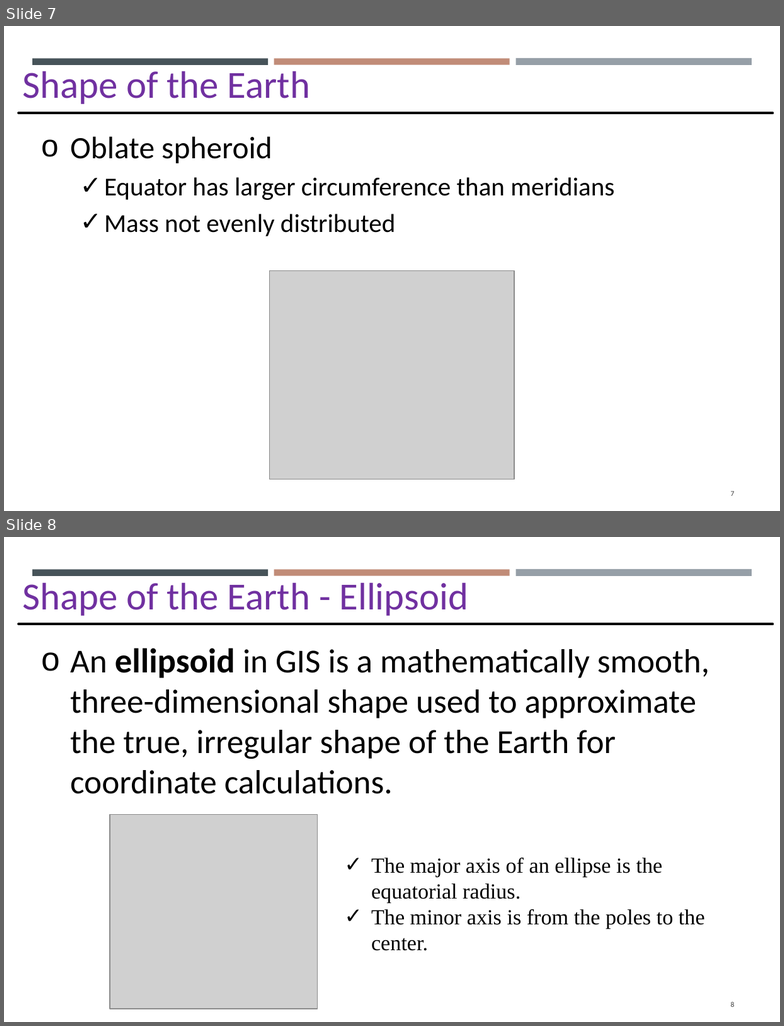
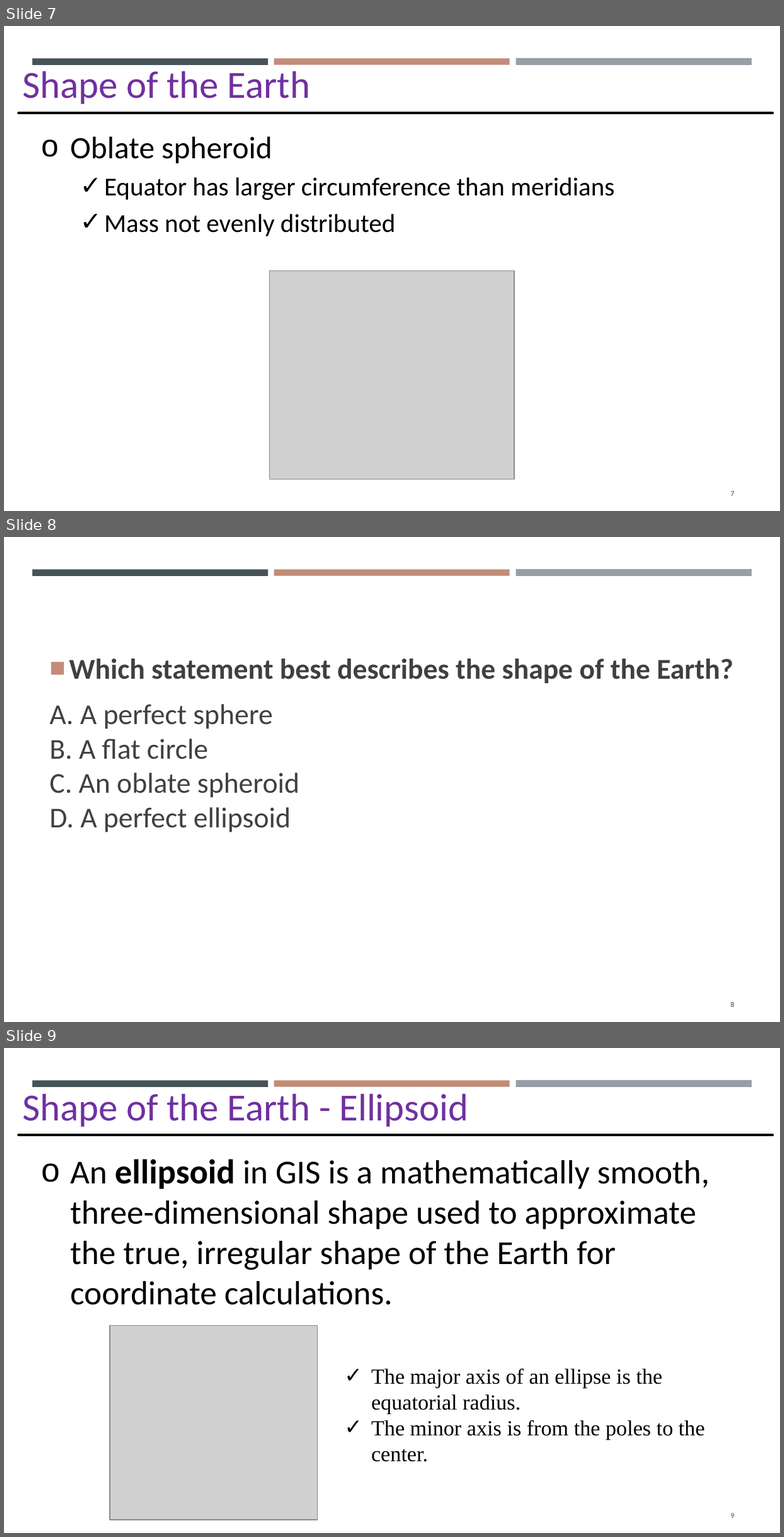
Before and after one commit to gisynw/GIS_I, a slide deck: docs/Lectures/Week03/Week03_GEOG2475_Datum_Tuesday.pptx. Shown one above the other, each under a label of ours: slides 7 and 8 before the commit, slides 7, 8 and 9 after it. The pictures are 784x1026 and 784x1537 pixels, drawn with LibreOffice and Linux fonts; fonts in the diff are those of the drawing; grey boxes stand for pictures. Boxes give left, top, right and bottom in pixels: in the first picture for what was removed or moved away, otherwise in the second. Text is boxed around its words. In the diff, an @@ line names an element or a change of style, - is before the commit and + after.

```diff
--- a/docs/Lectures/Week03/Week03_GEOG2475_Datum_Tuesday.pptx
+++ b/docs/Lectures/Week03/Week03_GEOG2475_Datum_Tuesday.pptx
@@ slide 8 added at box(4, 537, 780, 1022), background #FFFFFF; not listed: 3 template elements that a slide beside it also shows @@
@@ text added at box(49, 659, 734, 832), 24 pt, text #404040 @@
+■ Which statement best describes the shape of the Earth?
+A. A perfect sphere
+B. A flat circle
+C. An oblate spheroid
+D. A perfect ellipsoid
@@ page number added at box(731, 1002, 735, 1007), 6.1 pt, text #404040 @@
+8
@@ what was slide 8 is now slide 9 @@
@@ page number at box(731, 1513, 735, 1518): text changed @@
-8
+9
```
Also in this commit, not shown: 6 slides changed, 11 other slides added, 5 other files.
